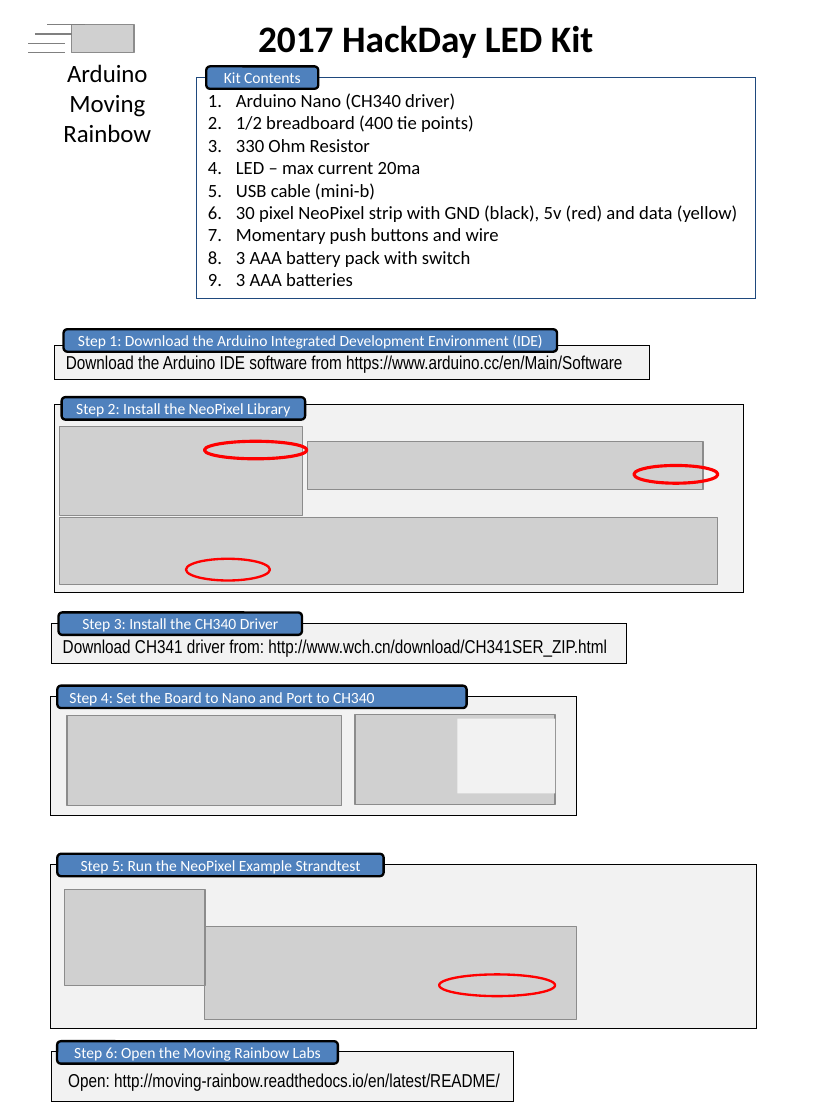
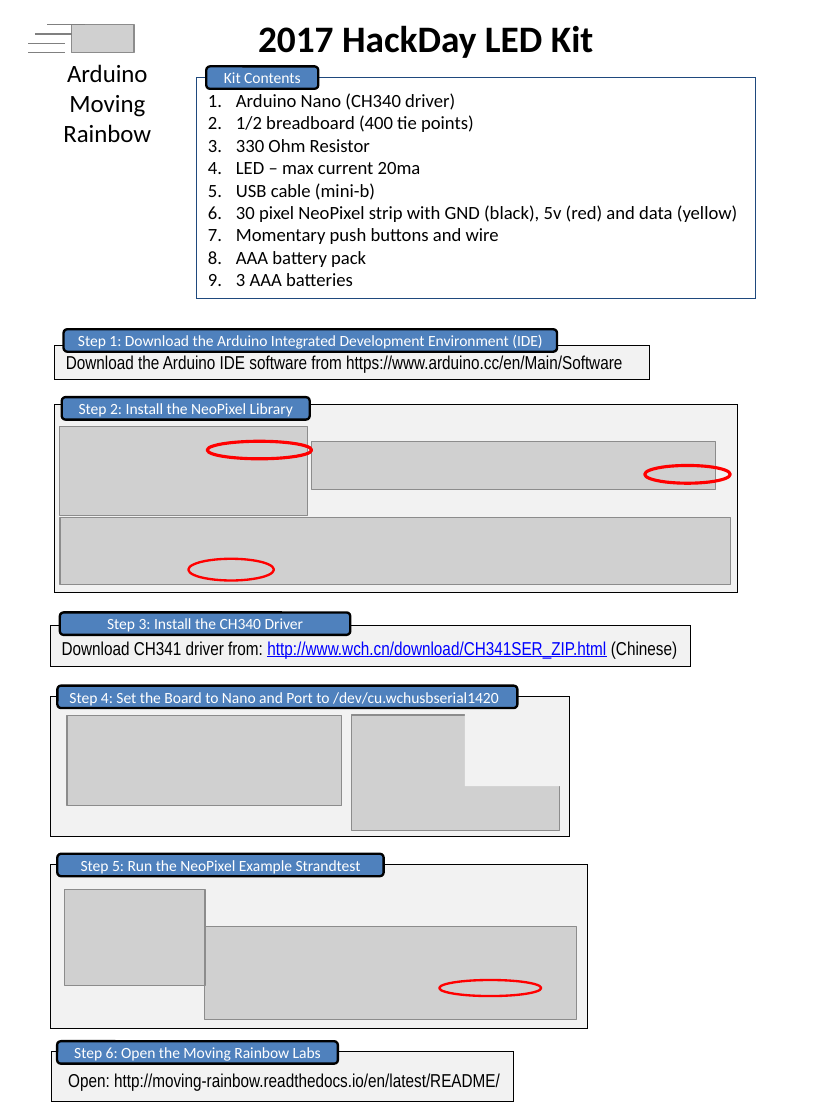
Before and after one commit to dmccreary/moving-rainbow, a slide deck: slide 1 of guide/2017-HackDay.pptx. Drawn at 840x1120 pixels with LibreOffice and Linux fonts; fonts in the diff are those of the drawing; grey boxes stand for pictures. Boxes give left, top, right and bottom in pixels: in the first picture for what was removed or moved away, otherwise in the second. Text is boxed around its words. In the diff, an @@ line names an element or a change of style, - is before the commit and + after.

```diff
--- a/guide/2017-HackDay.pptx
+++ b/guide/2017-HackDay.pptx
@@ text in rectangle at box(236, 251, 366, 267): text changed @@
-8. 3 AAA battery pack with switch
+8. AAA battery pack
@@ rectangle: place and size @@
-rectangle at box(55, 404, 744, 592)
+rectangle at box(55, 404, 737, 592)
@@ rounded rectangle "Step 2: Install the NeoPixel ...": place and size @@
-rounded rectangle "Step 2: Install the NeoPixel ..." at box(62, 398, 305, 420)
+rounded rectangle "Step 2: Install the NeoPixel ..." at box(62, 398, 309, 420)
@@ picture: place and size @@
-picture at box(59, 427, 302, 515)
+picture at box(59, 427, 307, 515)
@@ ellipse: place and size @@
-ellipse at box(204, 441, 307, 459)
+ellipse at box(207, 441, 311, 459)
@@ picture: place and size @@
-picture at box(307, 441, 702, 488)
+picture at box(312, 441, 716, 488)
@@ ellipse: place and size @@
-ellipse at box(634, 466, 718, 484)
+ellipse at box(645, 466, 730, 484)
@@ picture: place and size @@
-picture at box(59, 517, 718, 585)
+picture at box(60, 517, 730, 585)
@@ rectangle "Download CH341 driver from: http://www.wch.cn/download/CH341 ...": place and size @@
-rectangle "Download CH341 driver from: http://www.wch.cn/download/CH341 ..." at box(52, 623, 626, 663)
+rectangle "Download CH341 driver from: http://www.wch.cn/download/CH341 ..." at box(50, 625, 691, 665)
@@ rounded rectangle "Step 3: Install the CH340 ...": place and size @@
-rounded rectangle "Step 3: Install the CH340 ..." at box(58, 613, 301, 635)
+rounded rectangle "Step 3: Install the CH340 ..." at box(59, 613, 349, 635)
@@ text in rectangle at box(62, 641, 677, 659): text changed; text colour #000000 to #0000FF @@
-Download CH341 driver from: http://www.wch.cn/download/CH341SER_ZIP.html
+Download CH341 driver from: http://www.wch.cn/download/CH341SER_ZIP.html (Chinese)
@@ rounded rectangle "Step 4: Set the Board ...": place and size @@
-rounded rectangle "Step 4: Set the Board ..." at box(57, 685, 466, 708)
+rounded rectangle "Step 4: Set the Board ..." at box(57, 685, 517, 708)
@@ rectangle: place and size @@
-rectangle at box(50, 697, 576, 815)
+rectangle at box(50, 697, 569, 837)
@@ text in rounded rectangle at box(69, 692, 499, 706): text changed @@
-Step 4: Set the Board to Nano and Port to CH340
+Step 4: Set the Board to Nano and Port to /dev/cu.wchusbserial1420
@@ picture: place and size @@
-picture at box(355, 715, 556, 805)
+picture at box(352, 715, 559, 830)
@@ rectangle: place and size @@
-rectangle at box(457, 719, 554, 794)
+rectangle at box(465, 711, 562, 786)
@@ rectangle: place and size @@
-rectangle at box(50, 865, 757, 1028)
+rectangle at box(50, 865, 588, 1028)
@@ ellipse: place and size @@
-ellipse at box(439, 974, 556, 996)
+ellipse at box(439, 980, 541, 996)
```
Also in this commit, not shown: 17 other files.
